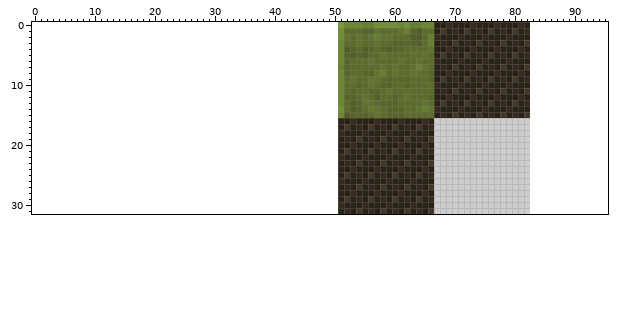
Two versions of one sprite sheet, assets/tiles/themes/default/1.png. Above: the version before the commit.
The file is 32x32 pixels. Colours within 5 levels of each other are drawn and written as one. The old version is drawn lined up with the new one, on the new canvas.
Once edited:
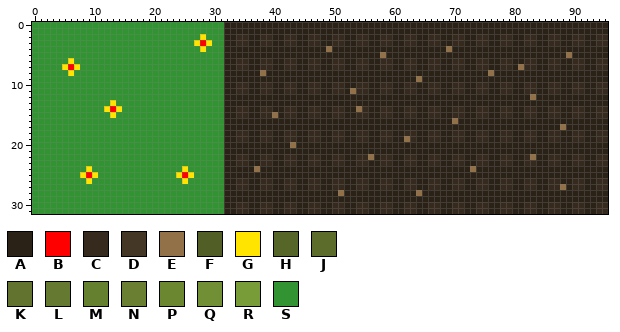
Palette (. is transparent): A #2a2217  B #ff0000  C #352a1d  D #453726  E #937148  F #515f26  G #ffe400  H #566629  J #5b6c2b  K #61732e  L #667931  M #65802e  N #6b7f33  P #6b8831  Q #718f34  R #789c37  S #329332
The edit:
canvas 32x32 -> 96x32, the old top-left corner now at 51,0
y 0: x 0..66 ...................................................RPPPMMQQQQPQMMPP -> SSSSSSSSSSSSSSSSSSSSSSSSSSSSSSSSAAAAAAAAAAAAAAAAAAAAAAAAAAAAAAAAAAA; x 69 C -> A; x 73 C -> A; x 77 C -> A; x 81 C -> A; x 83..95 ............. -> AAAAAAAAAAAAA
y 1: x 0..66 ...................................................QJJJHHKJJJKMHFJJ -> SSSSSSSSSSSSSSSSSSSSSSSSSSSSSSSSAAAAAAAAAAAAAAAAAAAAAAAAAAAAAAAAAAA; x 68 D -> A; x 70 C -> A; x 72 D -> A; x 74 C -> A; x 76 D -> A; x 78 C -> A; x 80 D -> A; x 82..95 C............. -> AAAAAAAAAAAAAA
y 2: x 0..66 ...................................................QKJKJKMKKJJJFFJM -> SSSSSSSSSSSSSSSSSSSSSSSSSSSSGSSSAACCAACCAACCAACCAACCAACCAACCAACCAAC; x 70 A -> C; x 74 A -> C; x 78 A -> C; x 82..95 A............. -> CCAACCAACCAACC
y 3: x 0..68 ...................................................PJJKJJKJJHHHHFJNAC -> SSSSSSSSSSSSSSSSSSSSSSSSSSSGBGSSAACCAACCAACCAACCAACCAACCAACCAACCAACCA; x 70..72 DAC -> CCA; x 74..76 DAC -> CCA; x 78..80 DAC -> CCA; x 82..95 D............. -> CCAACCAACCAACC
y 4: x 0..66 ...................................................PFHJFHJHFHHJJJJK -> SSSSSSSSSSSSSSSSSSSSSSSSSSSSGSSSAAAAAAAAAAAAAAAAAEAAAAAAAAAAAAAAAAA; x 69 C -> E; x 73 C -> A; x 77 C -> A; x 81 C -> A; x 83..95 ............. -> AAAAAAAAAAAAA
y 5: x 0..66 ...................................................PHFHFJJKJJJJKJKJ -> SSSSSSSSSSSSSSSSSSSSSSSSSSSSSSSSAAAAAAAAAAAAAAAAAAAAAAAAAAEAAAAAAAA; x 68 D -> A; x 70 C -> A; x 72 D -> A; x 74 C -> A; x 76 D -> A; x 78 C -> A; x 80 D -> A; x 82..95 C............. -> AAAAAAAEAAAAAA
y 6: x 0..66 ...................................................PHJJJKJJJJKJJKJJ -> SSSSSSGSSSSSSSSSSSSSSSSSSSSSSSSSAACCAACCAACCAACCAACCAACCAACCAACCAAC; x 70 A -> C; x 74 A -> C; x 78 A -> C; x 82..95 A............. -> CCAACCAACCAACC
y 7: x 0..68 ...................................................MHJJJJJKJKJJKNKJAC -> SSSSSGBGSSSSSSSSSSSSSSSSSSSSSSSSAACCAACCAACCAACCAACCAACCAACCAACCAACCA; x 70..72 DAC -> CCA; x 74..76 DAC -> CCA; x 78..95 DACAD............. -> CCAECCAACCAACCAACC
y 8: x 0..66 ...................................................PHJJHHKMJKJJKKJH -> SSSSSSGSSSSSSSSSSSSSSSSSSSSSSSSSAAAAAAEAAAAAAAAAAAAAAAAAAAAAAAAAAAA; x 69 C -> A; x 73 C -> A; x 76..77 AC -> EA; x 81 C -> A; x 83..95 ............. -> AAAAAAAAAAAAA
y 9: x 0..66 ...................................................PJKJJKKJHJHHJJJH -> SSSSSSSSSSSSSSSSSSSSSSSSSSSSSSSSAAAAAAAAAAAAAAAAAAAAAAAAAAAAAAAAEAA; x 68 D -> A; x 70 C -> A; x 72 D -> A; x 74 C -> A; x 76 D -> A; x 78 C -> A; x 80 D -> A; x 82..95 C............. -> AAAAAAAAAAAAAA
y 10: x 0..66 ...................................................PJJHJKJHHJJHJJJJ -> SSSSSSSSSSSSSSSSSSSSSSSSSSSSSSSSAACCAACCAACCAACCAACCAACCAACCAACCAAC; x 70 A -> C; x 74 A -> C; x 78 A -> C; x 82..95 A............. -> CCAACCAACCAACC
y 11: x 0..68 ...................................................PJHJJHHJKJJJJJJJAC -> SSSSSSSSSSSSSSSSSSSSSSSSSSSSSSSSAACCAACCAACCAACCAACCAECCAACCAACCAACCA; x 70..72 DAC -> CCA; x 74..76 DAC -> CCA; x 78..80 DAC -> CCA; x 82..95 D............. -> CCAACCAACCAACC
y 12: x 0..66 ...................................................PHHJKJFJJHJKJJJH -> SSSSSSSSSSSSSSSSSSSSSSSSSSSSSSSSAAAAAAAAAAAAAAAAAAAAAAAAAAAAAAAAAAA; x 69 C -> A; x 73 C -> A; x 77 C -> A; x 81 C -> A; x 83..95 ............. -> EAAAAAAAAAAAA
y 13: x 0..66 ...................................................PJFHKKJHHHJJJJKJ -> SSSSSSSSSSSSSGSSSSSSSSSSSSSSSSSSAAAAAAAAAAAAAAAAAAAAAAAAAAAAAAAAAAA; x 68 D -> A; x 70 C -> A; x 72 D -> A; x 74 C -> A; x 76 D -> A; x 78 C -> A; x 80 D -> A; x 82..95 C............. -> AAAAAAAAAAAAAA
y 14: x 0..66 ...................................................QJFHJLKJHHHJJKMK -> SSSSSSSSSSSSGBGSSSSSSSSSSSSSSSSSAACCAACCAACCAACCAACCAAECAACCAACCAAC; x 70 A -> C; x 74 A -> C; x 78 A -> C; x 82..95 A............. -> CCAACCAACCAACC
y 15: x 0..68 ...................................................PFHHHJKJHHHJJJJJAC -> SSSSSSSSSSSSSGSSSSSSSSSSSSSSSSSSAACCAACCEACCAACCAACCAACCAACCAACCAACCA; x 70..72 DAC -> CCA; x 74..76 DAC -> CCA; x 78..80 DAC -> CCA; x 82..95 D............. -> CCAACCAACCAACC
y 16: x 0..50 ................................................... -> SSSSSSSSSSSSSSSSSSSSSSSSSSSSSSSSAAAAAAAAAAAAAAAAAAA; x 53 C -> A; x 57 C -> A; x 61 C -> A; x 65 C -> A; x 67..95 ............................. -> AAAEAAAAAAAAAAAAAAAAAAAAAAAAA
y 17: x 0..50 ................................................... -> SSSSSSSSSSSSSSSSSSSSSSSSSSSSSSSSAAAAAAAAAAAAAAAAAAA; x 52 D -> A; x 54 C -> A; x 56 D -> A; x 58 C -> A; x 60 D -> A; x 62 C -> A; x 64 D -> A; x 66..95 C............................. -> AAAAAAAAAAAAAAAAAAAAAAEAAAAAAA
y 18: x 0..50 ................................................... -> SSSSSSSSSSSSSSSSSSSSSSSSSSSSSSSSAACCAACCAACCAACCAAC; x 54 A -> C; x 58 A -> C; x 62 A -> C; x 66..95 A............................. -> CCAACCAACCAACCAACCAACCAACCAACC
y 19: x 0..52 ...................................................AC -> SSSSSSSSSSSSSSSSSSSSSSSSSSSSSSSSAACCAACCAACCAACCAACCA; x 54..56 DAC -> CCA; x 58..60 DAC -> CCA; x 62..64 DAC -> ECA; x 66..95 D............................. -> CCAACCAACCAACCAACCAACCAACCAACC
y 20: x 0..50 ................................................... -> SSSSSSSSSSSSSSSSSSSSSSSSSSSSSSSSAAAAAAAAAAAEAAAAAAA; x 53 C -> A; x 57 C -> A; x 61 C -> A; x 65 C -> A; x 67..95 ............................. -> AAAAAAAAAAAAAAAAAAAAAAAAAAAAA
y 21: x 0..50 ................................................... -> SSSSSSSSSSSSSSSSSSSSSSSSSSSSSSSSAAAAAAAAAAAAAAAAAAA; x 52 D -> A; x 54 C -> A; x 56 D -> A; x 58 C -> A; x 60 D -> A; x 62 C -> A; x 64 D -> A; x 66..95 C............................. -> AAAAAAAAAAAAAAAAAAAAAAAAAAAAAA
y 22: x 0..50 ................................................... -> SSSSSSSSSSSSSSSSSSSSSSSSSSSSSSSSAACCAACCAACCAACCAAC; x 54 A -> C; x 56 A -> E; x 58 A -> C; x 62 A -> C; x 66..95 A............................. -> CCAACCAACCAACCAACEAACCAACCAACC
y 23: x 0..52 ...................................................AC -> SSSSSSSSSSSSSSSSSSSSSSSSSSSSSSSSAACCAACCAACCAACCAACCA; x 54..56 DAC -> CCA; x 58..60 DAC -> CCA; x 62..64 DAC -> CCA; x 66..95 D............................. -> CCAACCAACCAACCAACCAACCAACCAACC
y 24: x 0..50 ................................................... -> SSSSSSSSSGSSSSSSSSSSSSSSSGSSSSSSAAAAAEAAAAAAAAAAAAA; x 53 C -> A; x 57 C -> A; x 61 C -> A; x 65 C -> A; x 67..95 ............................. -> AAAAAAEAAAAAAAAAAAAAAAAAAAAAA
y 25: x 0..50 ................................................... -> SSSSSSSSGBGSSSSSSSSSSSSSGBGSSSSSAAAAAAAAAAAAAAAAAAA; x 52 D -> A; x 54 C -> A; x 56 D -> A; x 58 C -> A; x 60 D -> A; x 62 C -> A; x 64 D -> A; x 66..95 C............................. -> AAAAAAAAAAAAAAAAAAAAAAAAAAAAAA
y 26: x 0..50 ................................................... -> SSSSSSSSSGSSSSSSSSSSSSSSSGSSSSSSAACCAACCAACCAACCAAC; x 54 A -> C; x 58 A -> C; x 62 A -> C; x 66..95 A............................. -> CCAACCAACCAACCAACCAACCAACCAACC
y 27: x 0..52 ...................................................AC -> SSSSSSSSSSSSSSSSSSSSSSSSSSSSSSSSAACCAACCAACCAACCAACCA; x 54..56 DAC -> CCA; x 58..60 DAC -> CCA; x 62..64 DAC -> CCA; x 66..95 D............................. -> CCAACCAACCAACCAACCAACCEACCAACC
y 28: x 0..51 ...................................................A -> SSSSSSSSSSSSSSSSSSSSSSSSSSSSSSSSAAAAAAAAAAAAAAAAAAAE; x 53 C -> A; x 57 C -> A; x 61 C -> A; x 64..65 AC -> EA; x 67..95 ............................. -> AAAAAAAAAAAAAAAAAAAAAAAAAAAAA
y 29: x 0..50 ................................................... -> SSSSSSSSSSSSSSSSSSSSSSSSSSSSSSSSAAAAAAAAAAAAAAAAAAA; x 52 D -> A; x 54 C -> A; x 56 D -> A; x 58 C -> A; x 60 D -> A; x 62 C -> A; x 64 D -> A; x 66..95 C............................. -> AAAAAAAAAAAAAAAAAAAAAAAAAAAAAA
y 30: x 0..50 ................................................... -> SSSSSSSSSSSSSSSSSSSSSSSSSSSSSSSSAACCAACCAACCAACCAAC; x 54 A -> C; x 58 A -> C; x 62 A -> C; x 66..95 A............................. -> CCAACCAACCAACCAACCAACCAACCAACC
y 31: x 0..52 ...................................................AC -> SSSSSSSSSSSSSSSSSSSSSSSSSSSSSSSSAACCAACCAACCAACCAACCA; x 54..56 DAC -> CCA; x 58..60 DAC -> CCA; x 62..64 DAC -> CCA; x 66..95 D............................. -> CCAACCAACCAACCAACCAACCAACCAACC
Changed places in both pictures, as pixel boxes (x1, y1, x2, y2):
changed: (32, 22, 608, 214)
